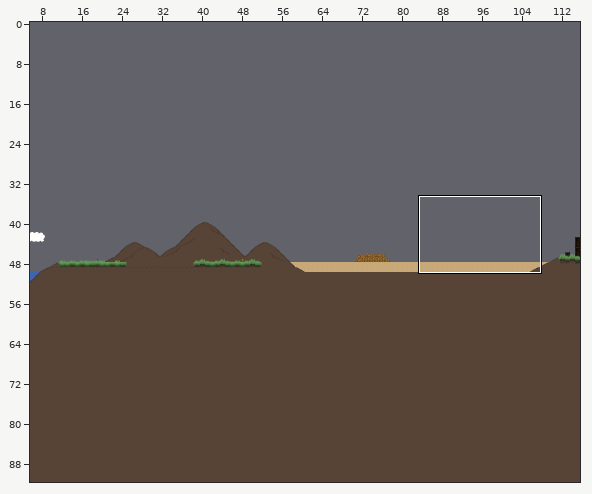
One commit to this Tiled map (JSON): src/assets/levels/map.json. Above, an overview of the earlier version with the close-up marked.
Close-up. Before the commit:
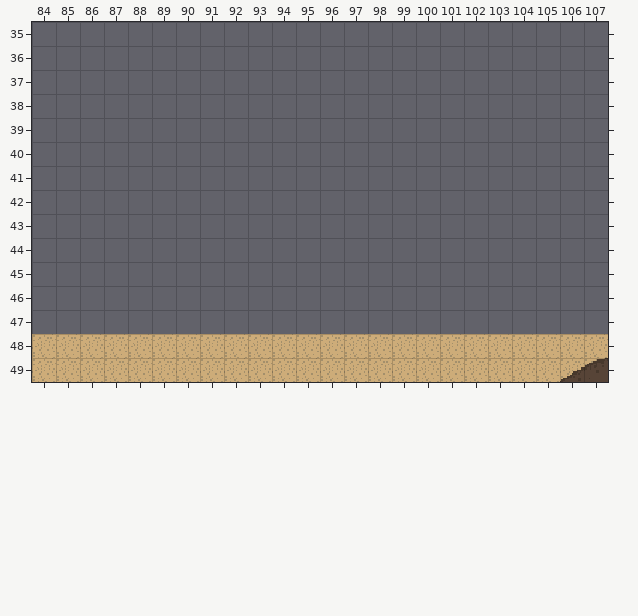
Cells are 16x16 px. Shown: x 84..107, y 35..49. The commit also changed other parts of the map, which this record leaves out. Tiles whose own drawing changed are shown in their newer look in all pictures.
The result:
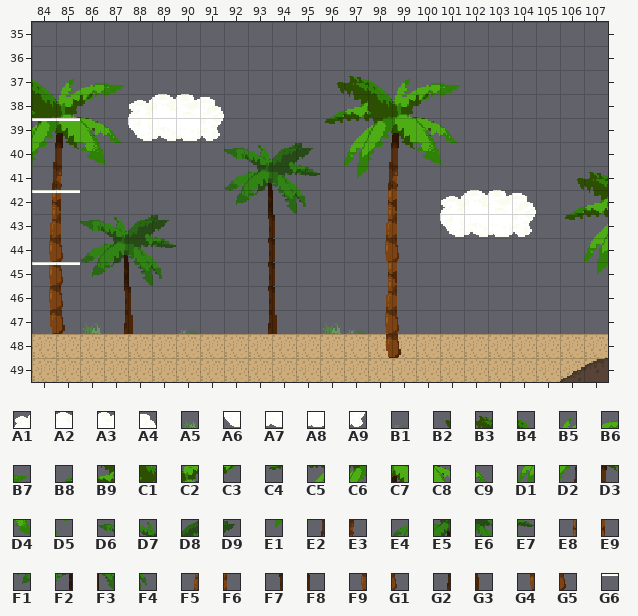
Key: from "tiles": A1 114, A2 115, A3 116, A4 117, A5 138, A6 146, A7 147, A8 148, A9 149, B1 171, B2 818, B3 819, B4 820, B5 821, B6 822, B7 823, B8 850, B9 851, C1 852, C2 853, C3 854, C4 882, C5 883, C6 884, C7 885, C8 886, C9 887, D1 915, D2 916, D3 917, D4 918, D5 919, D6 920, D7 921, D8 922, D9 923, E1 947, E2 948, E3 949, E4 952, E5 953, E6 954, E7 955, E8 980, E9 981, F1 984, F2 985, F3 986, F4 987, F5 1012, F6 1013, F7 1017, F8 1018, F9 1044, G1 1045, G2 1049, G3 1050, G4 1076, G5 1077, G6 1087.
__ is an empty cell.
What changed:
{"where": "layer \"background\""}
{"y":37,"x":84,"old":"__ __ __ __","new":"B4 B5 B6 B7"}
{"y":38,"x":84,"old":"__ __ __","new":"C1 C2 C3"}
{"y":38,"x":88,"old":"__ __ __ __","new":"A1 A2 A3 A4"}
{"y":39,"x":84,"old":"__ __ __ __ __ __ __ __","new":"C6 C7 C8 C9 A6 A7 A8 A9"}
{"y":40,"x":84,"old":"__ __ __ __","new":"D2 D3 D4 D5"}
{"y":40,"x":92,"old":"__ __ __ __","new":"D6 D7 D8 D9"}
{"y":41,"x":84,"old":"__ __","new":"E2 E3"}
{"y":41,"x":92,"old":"__ __ __ __","new":"E4 E5 E6 E7"}
{"y":41,"x":106,"old":"__ __","new":"B2 B3"}
{"y":42,"x":84,"old":"__ __","new":"E8 E9"}
{"y":42,"x":92,"old":"__ __ __ __","new":"F1 F2 F3 F4"}
{"y":42,"x":101,"old":"__ __ __ __","new":"A1 A2 A3 A4"}
{"y":42,"x":106,"old":"__ __","new":"B8 B9"}
{"y":43,"x":84,"old":"__ __ __ __ __ __","new":"F5 F6 D6 D7 D8 D9"}
{"y":43,"x":93,"old":"__ __","new":"F7 F8"}
{"y":43,"x":101,"old":"__ __ __ __","new":"A6 A7 A8 A9"}
{"y":43,"x":106,"old":"__ __","new":"C4 C5"}
{"y":44,"x":84,"old":"__ __ __ __ __ __","new":"F9 G1 E4 E5 E6 E7"}
{"y":44,"x":93,"old":"__ __","new":"F7 F8"}
{"y":44,"x":107,"old":"__","new":"D1"}
{"y":45,"x":84,"old":"__ __ __ __ __ __","new":"F9 G1 F1 F2 F3 F4"}
{"y":45,"x":93,"old":"__ __","new":"F7 F8"}
{"y":45,"x":107,"old":"__","new":"E1"}
{"y":46,"x":84,"old":"__ __","new":"F9 G1"}
{"y":46,"x":87,"old":"__ __","new":"F7 F8"}
{"y":46,"x":93,"old":"__ __","new":"F7 F8"}
{"y":47,"x":84,"old":"__ __ __ __ __","new":"G4 G5 A5 G2 G3"}
{"y":47,"x":90,"old":"__","new":"B1"}
{"y":47,"x":93,"old":"__ __","new":"G2 G3"}
{"y":47,"x":96,"old":"__ __","new":"A5 B1"}
{"where": "layer \"ground\""}
{"y":39,"x":84,"old":"__ __","new":"G6 G6"}
{"y":42,"x":84,"old":"__ __","new":"G6 G6"}
{"y":45,"x":84,"old":"__ __","new":"G6 G6"}
{"where": "layer \"foreground2\""}
{"y":37,"x":96,"old":"__ __ __ __ __ __","new":"B2 B3 B4 B5 B6 B7"}
{"y":38,"x":96,"old":"__ __ __ __ __","new":"B8 B9 C1 C2 C3"}
{"y":39,"x":96,"old":"__ __ __ __ __ __","new":"C4 C5 C6 C7 C8 C9"}
{"y":40,"x":97,"old":"__ __ __ __ __","new":"D1 D2 D3 D4 D5"}
{"y":41,"x":97,"old":"__ __ __","new":"E1 E2 E3"}
{"y":42,"x":98,"old":"__ __","new":"E8 E9"}
{"y":43,"x":98,"old":"__ __","new":"F5 F6"}
{"y":44,"x":98,"old":"__ __","new":"F9 G1"}
{"y":45,"x":98,"old":"__ __","new":"E8 E9"}
{"y":46,"x":98,"old":"__ __","new":"F5 F6"}
{"y":47,"x":98,"old":"__ __","new":"F9 G1"}
{"y":48,"x":98,"old":"__ __","new":"G4 G5"}
{"label":"added","picture_box":[32,76,536,358]}
{"label":"added","picture_box":[565,172,608,274]}
